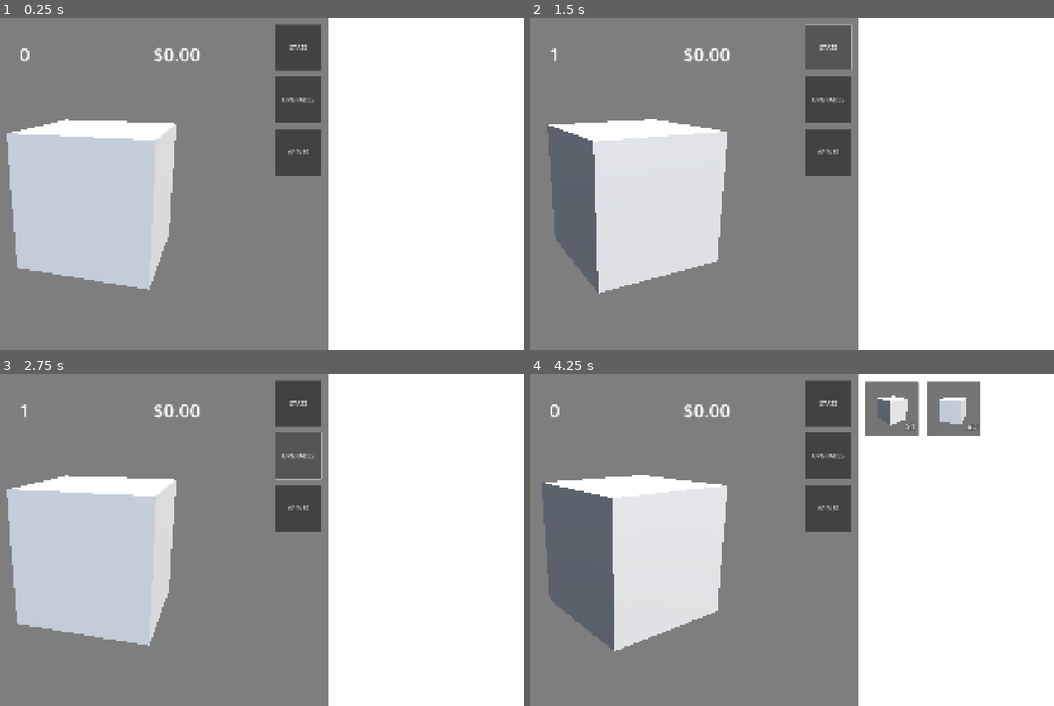
Above: before the commit, frames 1-4 (two rows, left to right).
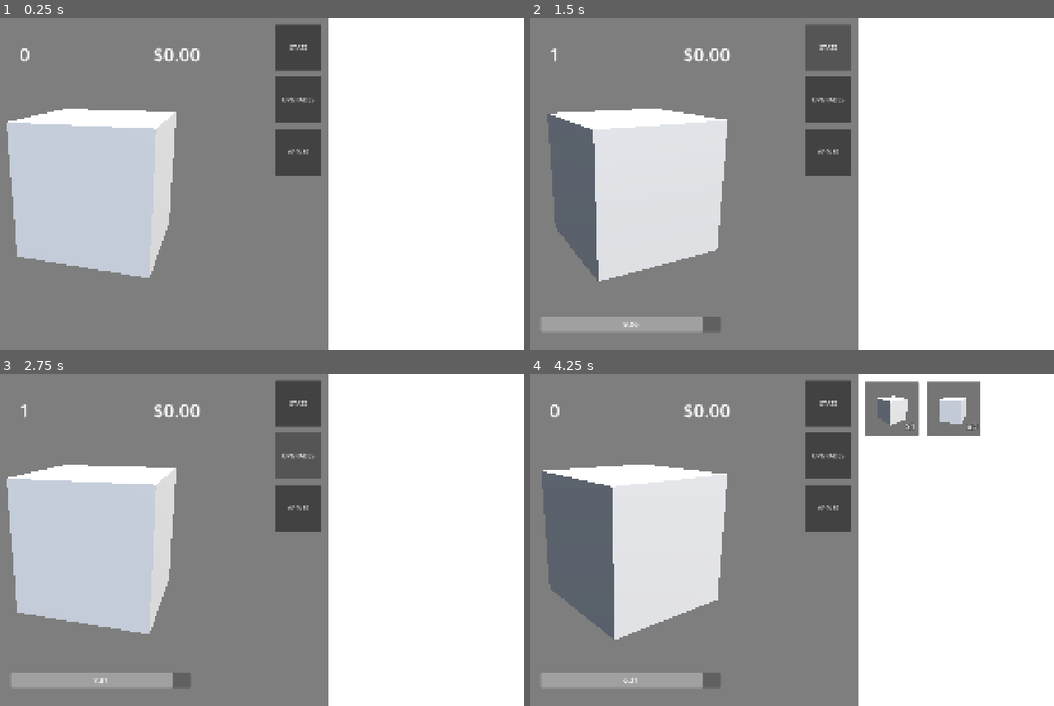
Above: after the commit, the same moments.

Repository: karjon7/apple-farmer
Game: Godot game, scene res://scenes/game.tscn
Same seed, same stepped clock (60 frames per second), same inputs: the game is played once before the commit and once after it.
Inputs (mouse positions are in pixels of both pictures, inside the frame that each line leads up to; where the layout moved, square brackets give the same spot in the first picture):
- Up to frame 1 (0.25 s): no input
- Up to frame 2 (1.5 s): click (629, 190) [629, 200] at 0.5 s; click "STATS" at 1.25 s
- Up to frame 3 (2.75 s): click "UPGRADES" at 2 s
- Up to frame 4 (4.25 s): click "APPLES" at 2.75 s; click (954, 407) at 3.52 s

The runs differ from the first frame. In frame 1, 3.1% of the frame differs, in the area x 1-34%, y 27-82%; in frame 2, 4.9%, in the area x 2-62%, y 1-95%; in frame 3, 4.6%; in frame 4, 4.8%.

Commit message:
Add harvesting + extras

Diff:
--- a/prefab/ui/apple_menu_button.tscn
+++ b/prefab/ui/apple_menu_button.tscn
@@ -55,5 +55,4 @@
 offset_bottom = 0.0
 grow_horizontal = 2
 grow_vertical = 2
-random_rotation = true
 cam_distance = 4.1
--- a/prefab/ui/mesh_viewer.tscn
+++ b/prefab/ui/mesh_viewer.tscn
@@ -54,7 +54,7 @@
 
 [node name="MeshHolder" type="Node3D" parent="SubViewport/3DWorld"]
 unique_name_in_owner = true
-transform = Transform3D(0.83876, 0, 0.544502, 0, 1, 0, -0.544502, 0, 0.83876, 0, 0, 0)
+transform = Transform3D(-0.938659, 0, -0.344845, 0, 1, 0, 0.344845, 0, -0.938659, 0, 0, 0)
 
 [node name="MeshInstance3D" type="MeshInstance3D" parent="SubViewport/3DWorld/MeshHolder"]
 mesh = SubResource("BoxMesh_wb5as")
--- a/scenes/game.tscn
+++ b/scenes/game.tscn
@@ -10,6 +10,18 @@
 [sub_resource type="LabelSettings" id="LabelSettings_uwrxv"]
 font_size = 60
 
+[sub_resource type="LabelSettings" id="LabelSettings_p57ef"]
+font_size = 24
+
+[sub_resource type="StyleBoxEmpty" id="StyleBoxEmpty_p57ef"]
+
+[sub_resource type="StyleBoxFlat" id="StyleBoxFlat_u5sy4"]
+bg_color = Color(0.75, 0, 0, 0.501961)
+corner_radius_top_left = 5
+corner_radius_top_right = 5
+corner_radius_bottom_right = 5
+corner_radius_bottom_left = 5
+
 [node name="Game" type="Control"]
 layout_mode = 3
 anchors_preset = 15
@@ -101,6 +113,49 @@
 rotations_per_second = 0.1
 cam_distance = 2.9
 cam_offset = -0.08
+
+[node name="MarginContainer" type="MarginContainer" parent="HSplitContainer/MainScreenBG/HBoxContainer/MarginContainer/VBoxContainer"]
+layout_mode = 2
+theme_override_constants/margin_left = 200
+theme_override_constants/margin_top = 10
+theme_override_constants/margin_right = 200
+theme_override_constants/margin_bottom = 10
+
+[node name="StaminaBar" type="ProgressBar" parent="HSplitContainer/MainScreenBG/HBoxContainer/MarginContainer/VBoxContainer/MarginContainer"]
+unique_name_in_owner = true
+custom_minimum_size = Vector2(0, 50)
+layout_mode = 2
+max_value = 1.0
+value = 0.5
+show_percentage = false
+
+[node name="StaminaWaitTimeLabel" type="Label" parent="HSplitContainer/MainScreenBG/HBoxContainer/MarginContainer/VBoxContainer/MarginContainer/StaminaBar"]
+unique_name_in_owner = true
+layout_mode = 1
+anchors_preset = 15
+anchor_right = 1.0
+anchor_bottom = 1.0
+grow_horizontal = 2
+grow_vertical = 2
+text = "XX.XX"
+label_settings = SubResource("LabelSettings_p57ef")
+horizontal_alignment = 1
+vertical_alignment = 1
+
+[node name="RequiredStamina" type="ProgressBar" parent="HSplitContainer/MainScreenBG/HBoxContainer/MarginContainer/VBoxContainer/MarginContainer/StaminaBar"]
+unique_name_in_owner = true
+modulate = Color(1, 1, 1, 0)
+layout_mode = 1
+anchors_preset = 15
+anchor_right = 1.0
+anchor_bottom = 1.0
+grow_horizontal = 2
+grow_vertical = 2
+theme_override_styles/background = SubResource("StyleBoxEmpty_p57ef")
+theme_override_styles/fill = SubResource("StyleBoxFlat_u5sy4")
+max_value = 1.0
+value = 0.25
+show_percentage = false
 
 [node name="VBoxContainer2" type="VBoxContainer" parent="HSplitContainer/MainScreenBG/HBoxContainer"]
 layout_mode = 2
--- a/scripts/big_number.gd
+++ b/scripts/big_number.gd
@@ -44,7 +44,7 @@
 			if decimal_start_pos: string = string.erase(decimal_start_pos)
 
 			string = string[0] + "." + string.substr(1)
-			if is_negative: string = "-" + string
+			if negative: string = "-" + string
 
 			if not string.is_valid_float():
 				printerr("Incorrect String passed to BigNumber")
@@ -78,6 +78,14 @@
 		mantissa *= 10
 		exponent -= 1
 
+	#Snap away floating-point noise
+	#Round to ~15 significant digits
+	mantissa = round(mantissa * 1e15) / 1e15
+
+	#If it’s extremely close to an integer, snap fully
+	if abs(mantissa - round(mantissa)) < 1e-12:
+		mantissa = float(round(mantissa))
+
 	mantissa *= current_sign
 
 
@@ -86,7 +94,7 @@
 
 
 #Operations
-
+#FIXME: FLOATING POINT PRECISION
 static func add(a: BigNumber, b: BigNumber) -> BigNumber:
 	var result: BigNumber = BigNumber.new(0)
 	var diff: int = a.exponent - b.exponent
@@ -133,6 +141,12 @@
 
 
 static func less_than(a: BigNumber, b: BigNumber) -> bool:
+	var sign_a: float = signf(a.mantissa)
+	var sign_b: float = signf(b.mantissa)
+
+	#If signs dif obvi positive greater than negative
+	if sign_a != sign_b: return sign_a < sign_b
+
 	#If exponents are the same just compare the mantissa
 	if a.exponent == b.exponent: return a.mantissa < b.mantissa
 
@@ -144,6 +158,12 @@
 
 
 static func greater_than(a: BigNumber, b: BigNumber) -> bool:
+	var sign_a: float = signf(a.mantissa)
+	var sign_b: float = signf(b.mantissa)
+
+	#If signs dif obvi positive greater than negative
+	if sign_a != sign_b: return sign_a > sign_b
+
 	#If exponents are the same just compare the mantissa
 	if a.exponent == b.exponent: return a.mantissa > b.mantissa
 
@@ -152,6 +172,23 @@
 
 static func greater_than_equal(a: BigNumber, b: BigNumber) -> bool:
 	return greater_than(a, b) or equals(a, b)
+
+
+static func big_number_clamp(value: BigNumber, min: BigNumber, max: BigNumber) -> BigNumber:
+	var result: BigNumber = BigNumber.new(value)
+
+	if value.is_less_than(min): result = BigNumber.new(min)
+	if value.is_greater_than(max): result = BigNumber.new(max)
+
+	return result
+
+
+static func big_number_max(a: BigNumber, b: BigNumber) -> BigNumber:
+	return BigNumber.new(a) if a.is_greater_than_equal_to(b) else BigNumber.new(b)
+
+
+static func big_number_min(a: BigNumber, b: BigNumber) -> BigNumber:
+	return BigNumber.new(a) if a.is_less_than_equal_to(b) else BigNumber.new(b)
 
 
 func plus(other: BigNumber) -> BigNumber:
--- a/scripts/datas/apple_data.gd
+++ b/scripts/datas/apple_data.gd
@@ -5,13 +5,13 @@
 
 @export var name: String = ""
 @export_multiline var description: String = ""
-@export var starting_price_mantissa: float = 0.0
-@export var starting_price_exponent: int = 0
+@export var starting_price_string: String = ""
+@export var starting_effort_string: String = ""
 @export var mesh: PackedScene
 
 var quantity: BigNumber = BigNumber.new(0)
-var max_quantity: BigNumber = BigNumber.new(100)
 var price: BigNumber = BigNumber.new(0) : get = _get_price
+var effort: BigNumber = BigNumber.new(0) : get = _get_effort
 
 
 func _init() -> void:
@@ -19,6 +19,12 @@
 
 
 func _get_price() -> BigNumber:
-	price = BigNumber.new(starting_price_mantissa, starting_price_exponent)
+	price = BigNumber.new(starting_price_string)
 
 	return price
+
+
+func _get_effort() -> BigNumber:
+	effort = BigNumber.new(starting_effort_string)
+
+	return effort
--- a/scripts/datas/apple_datas/green_apple.tres
+++ b/scripts/datas/apple_datas/green_apple.tres
@@ -6,7 +6,6 @@
 script = ExtResource("1_pi7lo")
 name = "Green Apple"
 description = ""
-starting_price_mantissa = 5.5
-starting_price_exponent = 0
-discovered = true
+starting_price_string = "1.5"
+starting_effort_string = "2"
 metadata/_custom_type_script = "uid://c4kdiwjcifity"
--- a/scripts/datas/apple_datas/regular_apple.tres
+++ b/scripts/datas/apple_datas/regular_apple.tres
@@ -6,7 +6,6 @@
 script = ExtResource("1_pfqi7")
 name = "Apple"
 description = ""
-starting_price_mantissa = 0.75
-starting_price_exponent = 0
-discovered = true
+starting_price_string = "0.75"
+starting_effort_string = "1"
 metadata/_custom_type_script = "uid://c4kdiwjcifity"
--- a/scripts/datas/user_data.gd
+++ b/scripts/datas/user_data.gd
@@ -1,9 +1,24 @@
 extends Resource
 class_name UserData
 
-var discovered_apples: Array[AppleData] = [
+var apple_inventory: Array[AppleData] = [ #AKA Discovered Apples
 	GameManager.APPLES[0],
 	GameManager.APPLES[1],
 ]
-var current_apple: AppleData = discovered_apples[0]
+var current_apple: AppleData = apple_inventory[0]
+var max_apple_storage: BigNumber = BigNumber.new(100)
 var money: BigNumber = BigNumber.new(0)
+
+var harvest_stamina: float = 1.0 #Normalized
+var harvest_stamina_recharge_time: float = 60.0 #Time to go from empty - max in secs
+var harvest_stamina_recharge_wait_time: float = 10.0
+var harvest_stamina_per_apple_effort: float = 0.1
+
+
+func get_apple_inventory_space() -> BigNumber:
+	var apples_sum: BigNumber = BigNumber.new(0)
+
+	for apple_data in apple_inventory:
+		apples_sum.plus_equals(apple_data.quantity)
+
+	return max_apple_storage.minus(apples_sum)
--- a/scripts/game.gd
+++ b/scripts/game.gd
@@ -2,20 +2,26 @@
 
 @onready var apple_label: Label = %AppleLabel
 @onready var money_label: Label = %MoneyLabel
+@onready var stamina_bar: ProgressBar = %StaminaBar
+@onready var required_stamina_bar: ProgressBar = %RequiredStamina
+@onready var stamina_wait_time_label: Label = %StaminaWaitTimeLabel
 
 
 func _ready() -> void:
 	GameManager.current_apple_changed.connect(_change_apple_button_mesh)
+	GameManager.insufficient_stamina.connect(_flash_required_stamina_bar)
 
 
 func _process(delta: float) -> void:
-	apple_label.text = GameManager.get_current_apple().quantity.to_short_string()
-
 	var money_text: String = GameManager.get_money().absolute().to_short_string() \
 		if GameManager.get_money().is_greater_than_equal_to(BigNumber.new(1000)) \
 		else GameManager.get_money().absolute().to_full_string(2)
 
 	money_label.text = "$" + money_text if not GameManager.get_money().is_negative() else "-$" + money_text
+	apple_label.text = GameManager.get_current_apple().quantity.to_short_string()
+
+
+	_handle_stamina_bar()
 
 
 func _unhandled_input(event: InputEvent) -> void:
@@ -32,5 +38,25 @@
 	GameManager.sell_apple(BigNumber.new(1))
 
 
+func _flash_required_stamina_bar(required_amount: float) -> void:
+	var tween: Tween = create_tween().set_trans(Tween.TRANS_CUBIC).set_ease(Tween.EASE_OUT)
+
+	required_stamina_bar.modulate = Color.WHITE
+	required_stamina_bar.value = required_amount
+	tween.tween_property(required_stamina_bar, "modulate", Color(1, 1, 1, 0), 1)
+
+
 func _change_apple_button_mesh(_new_apple_data: AppleData) -> void:
 	%MeshViewer.mesh = GameManager.get_current_apple().mesh
+
+
+func _handle_stamina_bar() -> void:
+	var stamina_wait_time_left: float = GameManager.harvest_stamina_wait_timer.time_left
+
+	stamina_bar.value = GameManager.get_harvest_stamina()
+	stamina_bar.modulate = Color(1, 1, 1, clampf(remap(GameManager.get_harvest_stamina(), 0.95, 1, 1, 0), 0, 1))
+
+	stamina_wait_time_label.text = str(stamina_wait_time_left).substr(0, 4) \
+		if stamina_wait_time_left > 0.0 else ""
+	stamina_wait_time_label.modulate = Color(1, 1, 1,
+		clampf(remap(stamina_wait_time_left, 3, 0, 1, 0), 0, 1))
--- a/scripts/managers/game_manager.gd
+++ b/scripts/managers/game_manager.gd
@@ -2,17 +2,31 @@
 
 signal apple_discovered(discovered_apple: AppleData)
 signal current_apple_changed(changed_to: AppleData)
+signal insufficient_stamina(required_stamina: float)
 
 const APPLES: Array[AppleData] = [
 	preload("uid://obqhdpp7447d"),
 	preload("uid://bmsaw5ik6gd6g"),
 ]
+const big_to_float_precision: int = 10
 
 var user_data: UserData = UserData.new()
+var harvest_stamina_wait_timer: Timer = Timer.new()
 
 
-func get_discovered_apples() -> Array:
-	return user_data.discovered_apples
+func _ready() -> void:
+	harvest_stamina_wait_timer.one_shot = true
+	add_child(harvest_stamina_wait_timer)
+
+
+func _process(delta: float) -> void:
+	handle_harvest_stamina(delta)
+
+
+#USERDATA HELPER FUNCTIONS
+
+func get_apple_inventory() -> Array:
+	return user_data.apple_inventory
 
 
 func set_current_apple(new_apple_data: AppleData) -> void:
@@ -28,14 +42,49 @@
 	return user_data.money
 
 
+func get_harvest_stamina() -> float:
+	return user_data.harvest_stamina
+
+
+func get_harvest_stamina_max() -> BigNumber:
+	return user_data.harvest_stamina_max
+
+
+#
+
 func harvest_apples(amount: BigNumber) -> void:
-	get_current_apple().quantity.plus_equals(amount)
+	var increment_amount: BigNumber = BigNumber.big_number_min(user_data.get_apple_inventory_space(), amount)
+	var required_stamina_big: BigNumber = get_current_apple().effort.times(
+		BigNumber.new(user_data.harvest_stamina_per_apple_effort)
+		)
+	var required_stamina_float: float = float(
+		BigNumber.big_number_min(required_stamina_big, BigNumber.new(1.0)).to_full_string(big_to_float_precision)
+		)
+
+
+	if get_harvest_stamina() < required_stamina_float:
+		insufficient_stamina.emit(required_stamina_float)
+		return
+
+	get_current_apple().quantity.plus_equals(increment_amount)
+	user_data.harvest_stamina -= required_stamina_float
+	harvest_stamina_wait_timer.start(user_data.harvest_stamina_recharge_wait_time)
 
 
 func sell_apple(amount: BigNumber) -> void:
-	var sell_amount: BigNumber = amount if get_current_apple().quantity.is_greater_than(amount) \
-		else get_current_apple().quantity
+	var sell_amount: BigNumber = BigNumber.big_number_min(amount, get_current_apple().quantity)
 	var money_made: BigNumber = get_current_apple().price.times(sell_amount)
 
 	get_current_apple().quantity.minus_equals(sell_amount)
 	get_money().plus_equals(money_made)
+
+
+#HANDLERS
+
+func handle_harvest_stamina(delta: float) -> void:
+	if user_data.harvest_stamina == 1.0: return
+	if not harvest_stamina_wait_timer.is_stopped(): return
+
+	var add_to_stamina: float = 1 / user_data.harvest_stamina_recharge_time * delta
+
+	user_data.harvest_stamina = clampf(user_data.harvest_stamina + add_to_stamina, 0, 1)
--- a/scripts/ui/apples_menu.gd
+++ b/scripts/ui/apples_menu.gd
@@ -13,7 +13,7 @@
 func refresh_menu() -> void:
 	for child in grid_container.get_children(): child.queue_free()
 
-	for apple: AppleData in GameManager.get_discovered_apples():
+	for apple: AppleData in GameManager.get_apple_inventory():
 		var apple_button_instance: AppleMenuButton = apple_menu_button.instantiate()
 
 		apple_button_instance.apple_data = apple
--- a/scripts/ui/menu_holder.gd
+++ b/scripts/ui/menu_holder.gd
@@ -17,6 +17,7 @@
 
 		side_menu_button_instance.text = child.button_text.to_upper()
 		side_menu_button_instance.pressed.connect(change_menu.bind(child.get_index()))
+		side_menu_button_instance.focus_mode = Control.FOCUS_NONE
 		side_menu_button_holder.add_child(side_menu_button_instance)
 
 	change_menu(0)
Not shown: 1 places in scenes/game.tscn that only renumber resources
